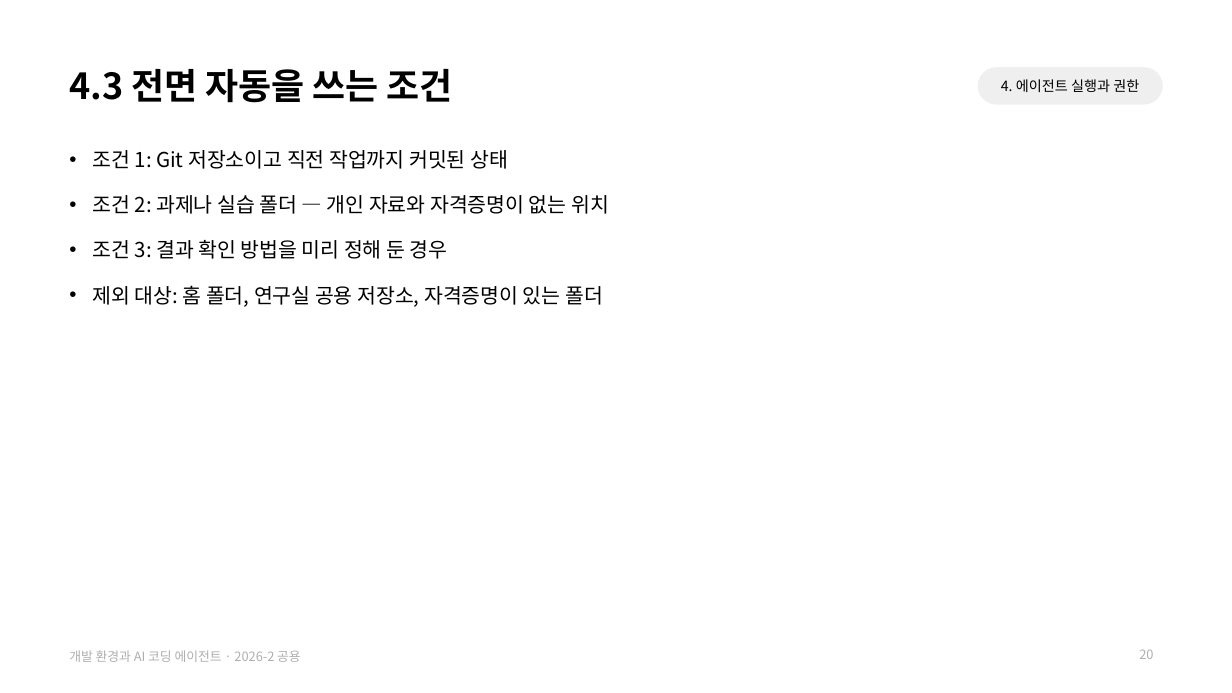
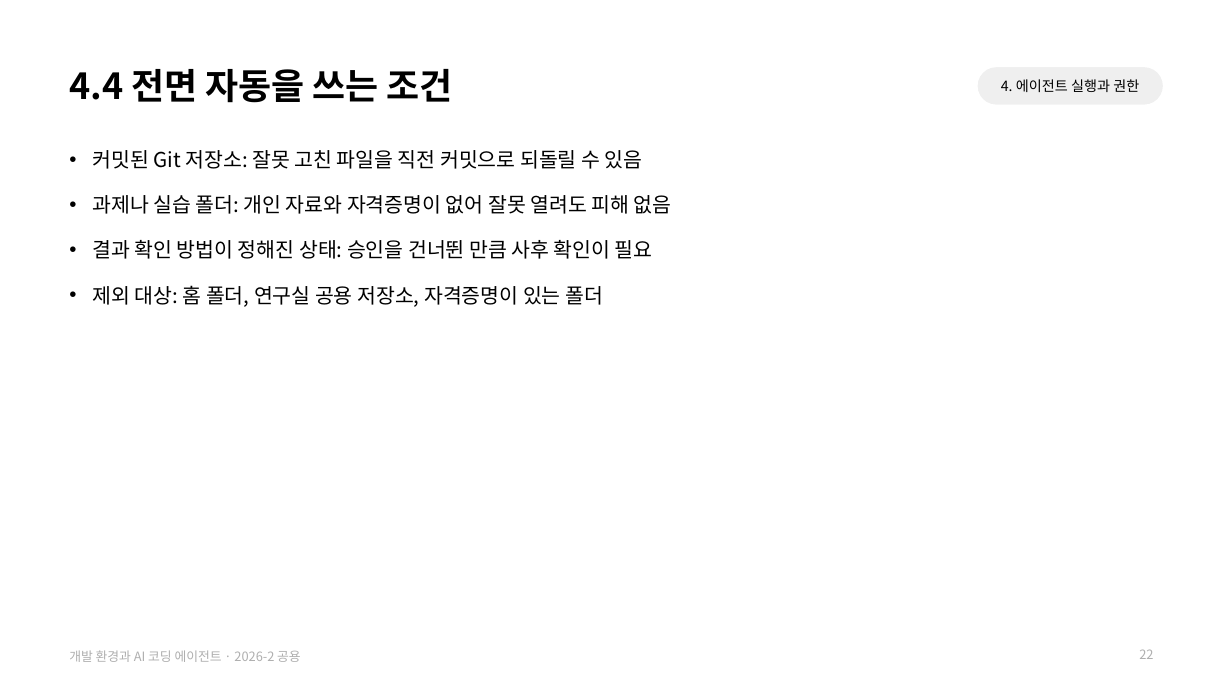
Before and after one commit to jihoyeo/ai-mobility, a slide deck: slide 22 of slides/common/dev_env.pptx (slide 20 before the commit). Drawn at 1232x693 pixels with LibreOffice and Linux fonts; fonts in the diff are those of the drawing. Boxes give left, top, right and bottom in pixels: in the first picture for what was removed or moved away, otherwise in the second. Text is boxed around its words. In the diff, an @@ line names an element or a change of style, - is before the commit and + after.

```diff
--- a/slides/common/dev_env.pptx
+++ b/slides/common/dev_env.pptx
@@ title at (69,69,453,103): text changed @@
-4.3 전면 자동을 쓰는 조건
+4.4 전면 자동을 쓰는 조건
@@ text at (92,150,672,259): text changed @@
-• 조건 1: Git 저장소이고 직전 작업까지 커밋된 상태
-• 조건 2: 과제나 실습 폴더 — 개인 자료와 자격증명이 없는 위치
-• 조건 3: 결과 확인 방법을 미리 정해 둔 경우
+• 커밋된 Git 저장소: 잘못 고친 파일을 직전 커밋으로 되돌릴 수 있음
+• 과제나 실습 폴더: 개인 자료와 자격증명이 없어 잘못 열려도 피해 없음
+• 결과 확인 방법이 정해진 상태: 승인을 건너뛴 만큼 사후 확인이 필요
@@ page number at (1139,649,1153,659): text changed @@
-20
+22
```
Also in this commit, not shown: 15 other slides changed, 1 slide added, 1 slide removed, 2 other files.
